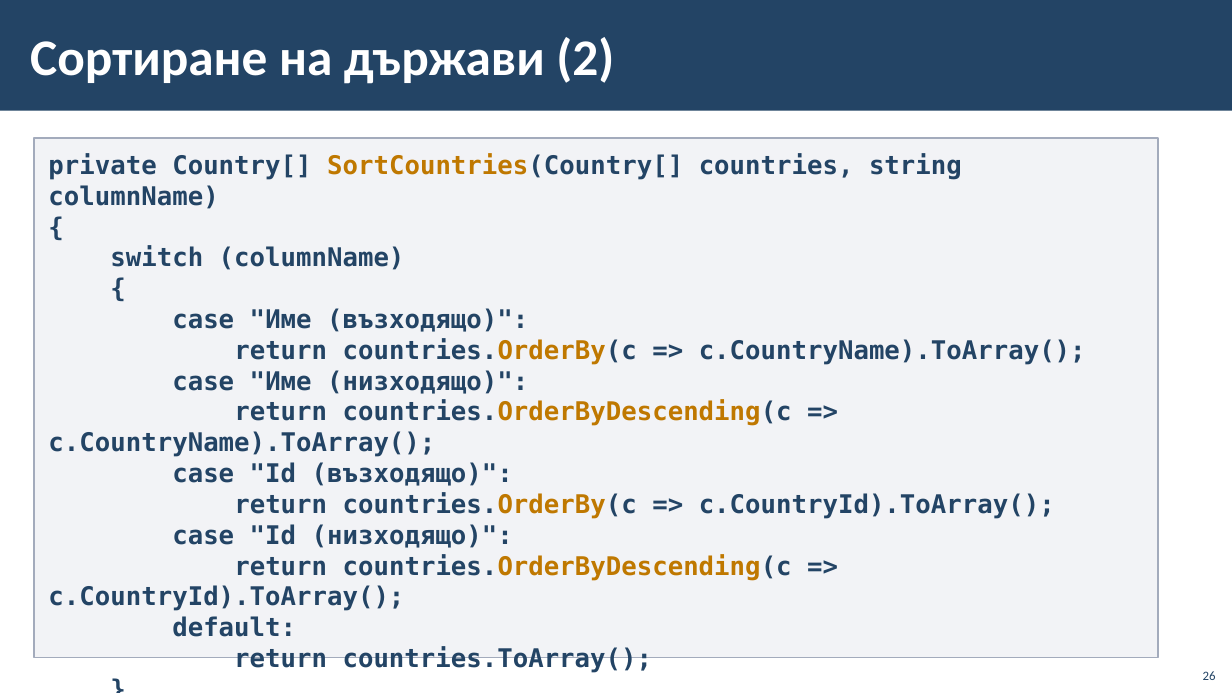
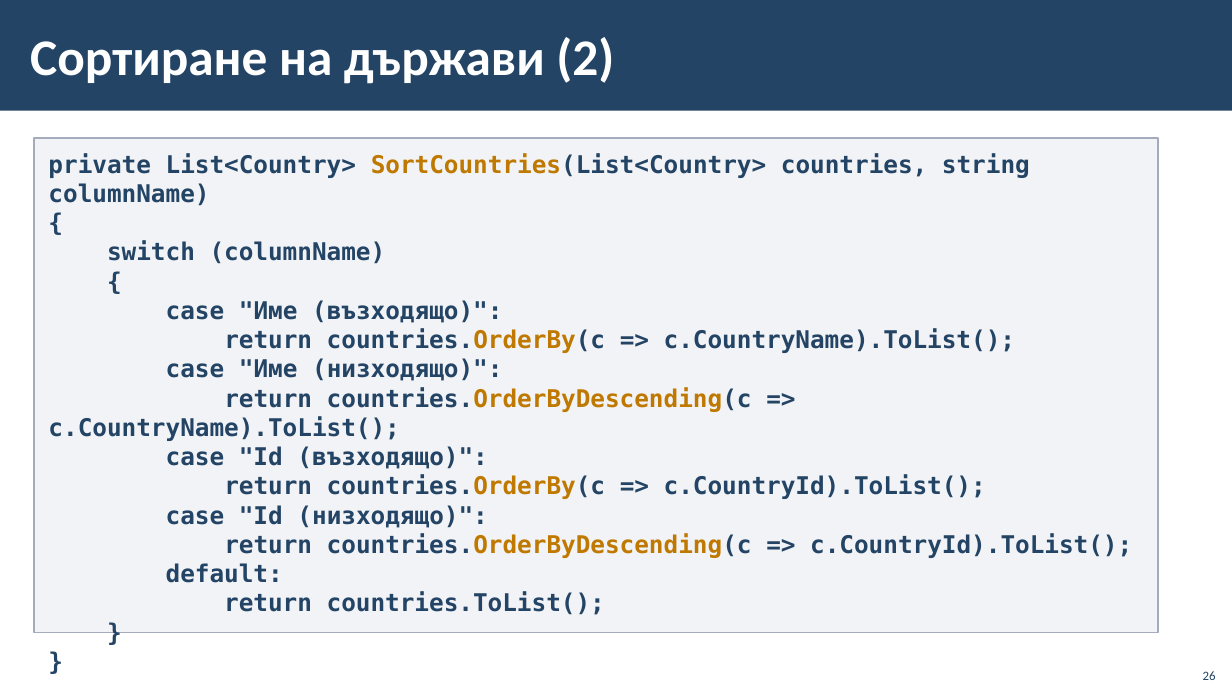
Before and after one commit to BG-IT-Edu/School-Programming, a slide deck: slide 26 of Courses/Software-Sciences/Module-4-Information-Systems-New/08-Navigation-between-Tables/08-Navigation-between-Tables.pptx. Drawn at 1232x693 pixels with LibreOffice and Linux fonts; fonts in the diff are those of the drawing; background and template pictures are left out. Boxes give left, top, right and bottom in pixels: in the first picture for what was removed or moved away, otherwise in the second. Text is boxed around its words. In the diff, an @@ line names an element or a change of style, - is before the commit and + after.

```diff
--- a/Courses/Software-Sciences/Module-4-Information-Systems-New/08-Navigation-between-Tables/08-Navigation-between-Tables.pptx
+++ b/Courses/Software-Sciences/Module-4-Information-Systems-New/08-Navigation-between-Tables/08-Navigation-between-Tables.pptx
@@ rectangle "private List<Country> SortCountries(List<Country> countries, ...": place and size @@
-rectangle "private List<Country> SortCountries(List<Country> countries, ..." at [34, 138, 1159, 657]
+rectangle "private List<Country> SortCountries(List<Country> countries, ..." at [34, 138, 1159, 632]
@@ text in rectangle at [48, 153, 1030, 206]: text changed; size 20 to 19 pt @@
-private Country[] SortCountries(Country[] countries, string columnName)
+private List<Country> SortCountries(List<Country> countries, string columnName)
@@ text in rectangle at [107, 240, 502, 583]: size 20 to 19 pt in "{", "switch (columnName)", "{", "case "Име (възходящо)":" and 6 more places @@
@@ text in rectangle at [224, 328, 1015, 353]: text changed; size 20 to 19 pt @@
-return countries.OrderBy(c => c.CountryName).ToArray();
+return countries.OrderBy(c => c.CountryName).ToList();
@@ text in rectangle at [48, 387, 752, 441]: text changed; size 20 to 19 pt @@
-return countries.OrderByDescending(c => c.CountryName).ToArray();
+return countries.OrderByDescending(c => c.CountryName).ToList();
@@ text in rectangle at [224, 474, 986, 499]: text changed; size 20 to 19 pt @@
-return countries.OrderBy(c => c.CountryId).ToArray();
+return countries.OrderBy(c => c.CountryId).ToList();
@@ text in rectangle at [224, 533, 1132, 558]: text changed; size 20 to 19 pt @@
-return countries.OrderByDescending(c => c.CountryId).ToArray();
+return countries.OrderByDescending(c => c.CountryId).ToList();
@@ text in rectangle at [224, 591, 605, 615]: text changed; size 20 to 19 pt @@
-return countries.ToArray();
+return countries.ToList();
```
Also in this commit, not shown: 3 other slides changed.
